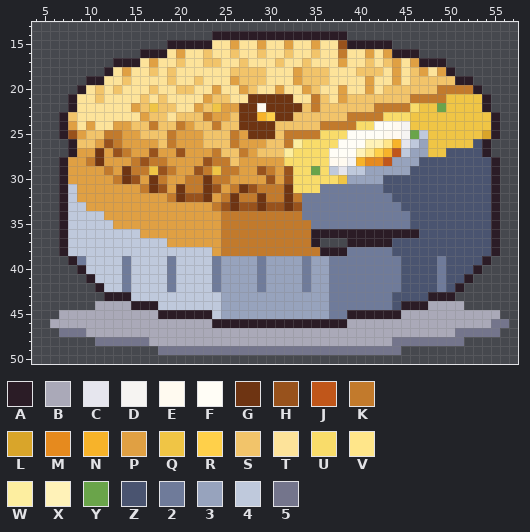
Pixel-art file -- aseprite-source/v3/items/final/ph/feast-egg-pie.aseprite. The first picture shows the starting point.
64x64 pixels, 1 frame. Colours within 5 levels of each other are drawn and written as one. Shown: x 4..57, y 13..50.
Palette (. is transparent): A #2b1c26  B #aaa9b8  C #e6e6ee  D #f6f4f2  E #fffaf0  F #fffdf6  G #6e3412  H #98521c  J #c0561a  K #c27a2c  L #d9a52a  M #e68a1e  N #f7b32a  P #e0a043  Q #f0c545  R #ffd04a  S #f2c46a  T #fde39a  U #f9dc6a  V #ffe68a  W #fdeea0  X #fff2b8  Y #6aa44a  Z #4a5470  2 #6f7b9a  3 #97a3bd  4 #bfc9dc  5 #74758c
Pixels before, first column x 6:
14 ..................AAAAAAAAAAAAAAA..................
15 .............AAAAATTPTTPTTPTTPTTHAAAAA.............
16 ..........AAATPTTSTTSTTSTTSTTSTTKTTPTPAAA..........
17 .......AAATPTTSTTSSTTSTTTSTTSTTTPTTSTSPTPAAA.......
18 ......ATPTTSTSTTTTTTSSSSTTTPSSSTTTSSSTPTSPTPA......
19 ....AATTSTTTTSTTSTTTPSSSTTTPSSSTTTTPTTPTSSSSSAA....
20 ...ATSTSTTTSTTSSTTPTTPSTTPTTPSTTPTTPTSSSSSSKKKKA...
21 ..ATTSTTTTSTSTTTTPSSTTGGGGGTTKSTPSSSSSSSKKKKQQQQA..
22 ..ATTTTTTPSQSSTTPSQPPGGEGGGGSKSSSSSSKKKKUQQYQQQQA..
23 .ASTTTTTTTPSSTSSSKPPSGGNRGGSSSSSSKKKKUUUQQQQQQQQQA.
24 .APTPTTPPSSKSSKPSSKSSGGGGSSSSSKKKKUUFFEDQQQQQQQQQA.
25 .AHPSSKKPPSSSKPPPSSSKPGGGSKKKKUUUFFFFEEDY4QQQQQQLA.
26 ..ASSPHKPPPPSKPPPSSSKPPPSSKWUUUUFFFXXVNC43QQQQQZA..
27 ..APPGPHKPPHPPHPPPKSSKPSSSWUUUUFFFXVRNJ433QQZZZZA..
28 .APPKGPPPKHKKPPPPHKKSPPPPPUUUUUEEDNMMJ333ZZZZZZZZA.
29 .APPPPKPGKKQHKPPHKQKKPPHKPHUUYU4C4433333ZZZZZZZZZA.
30 .APPPPPKGHPGKPPKKGKKPPPPHPHUUUUUQ3333ZZZZZZZZZZZZA.
31 .A4PPPPPPPKGHPGKKGHPKGHKKKGUUU2222222ZZZZZZZZZZZZA.
32 .A4PPPPPPPPPPKGHHGPKGKKGKKGK2222222222ZZZZZZZZZZZA.
33 .A44PPPPPPPPPPPPPPKHGHHGHHGH22222222222ZZZZZZZZZZA.
34 .A4444PPPPPPPPPPPPPKKKKKKKKK222222222222ZZZZZZZZZA.
35 .A44444PPPPPPPPPPPPKKKKKKKKKK22222222222ZZZZZZZZZA.
36 .A44444444PPPPPPPPPKKKKKKKKKKAAAAAAAAAAAAZZZZZZZZA.
37 .A44444444444PPPPPPKKKKKKKKKKA...AAAAAZZZZZZZZZZZA.
38 .A4444444444444444PKKKKKKKKKKKAAA22222ZZZZZZZZZZZA.
39 ..A244442444424444233332333323322222222ZZZZ2ZZZZA..
40 ...A44442444424444233332333323322222222ZZZZ2ZZZA...
41 ....A4442444424444233332333323322222222ZZZZ2ZZA....
42 .....A442444424444233332333323322222222ZZZZ2ZA.....
43 ......AAA44444444443333333333332222222ZZZZAAA......
44 .....BBBBAAA44444443333333333332222222ZAAABBBB.....
45 .BBBBBBBBBBBAAAAAA433333333333322AAAAAABBBBBBBBBBB.
46 BBBBBBBBBBBBBBBBBBAAAAAAAAAAAAAAABBBBBBBBBBBBBBBB55
47 .555BBBBBBBBBBBBBBBBBBBBBBBBBBBBBBBBBBBBBBBBB55555.
48 .....555555BBBBBBBBBBBBBBBBBBBBBBBBBBB55555555.....
49 ............555555555555555555555555555............
The result:
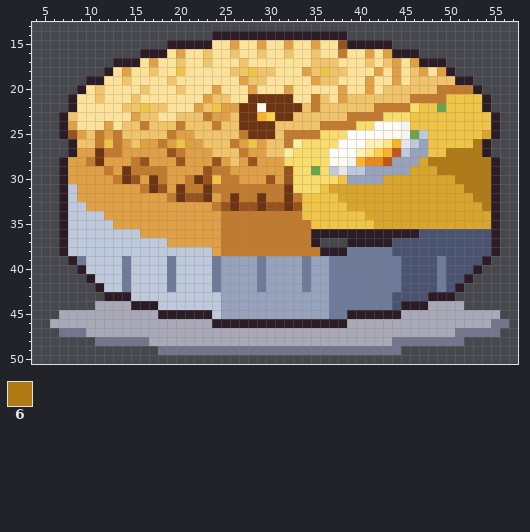
Colours new in this view: 6 #b07a14
The edit:
The edit turns colour Z into colour 6 in row 26 at x 53; in row 27 at x 50 to 53; in row 28 at x 48 to 54; in row 29 at x 49 to 54; in row 30 at x 51 to 54; in row 31 at x 52 to 54.
The edit turns colour Z into colour 6 in row 32 at x 53 to 54; in row 33 at x 54.
The edit turns colour K into colour G in row 30 at x 22.
The edit turns colour G into colour H in row 30 at x 23.
The edit turns colour K into colour H in row 28 at x 24; in row 29 at x 23.
The edit turns colour P into colour H in row 27 at x 19; in row 28 at x 20 and 28.
The edit turns colour G into colour K in row 31 at x 27.
The edit turns colour H into colour K in row 27 at x 13 and 20; in row 29 at x 18; in row 31 at x 24 and 28.
The edit turns colour P into colour K in row 25 at x 27; in row 26 at x 11; in row 27 at x 12; in row 30 at x 26; in row 31 at x 25.
The edit turns colour Q into colour K in row 29 at x 17 and 24.
The edit turns colour S into colour K in row 24 at x 16; in row 25 at x 11; in row 26 at x 18.
The edit turns colour 2 into colour L in row 31 at x 37 to 42; in row 32 at x 38 to 43; in row 33 at x 39 to 44; in row 34 at x 41 to 45; in row 35 at x 42 to 45.
The edit turns colour Z into colour L in row 28 at x 47; in row 29 at x 46 to 48; in row 30 at x 43 to 50; in row 31 at x 43 to 51; in row 32 at x 44 to 52; in row 33 at x 45 to 53.
The edit turns colour Z into colour L in rows 34 to 35 at x 46 to 54.
The edit turns colour H into colour P in row 27 at x 17; in row 28 at x 23; in row 29 at x 22 and 29.
The edit turns colour K into colour P in row 25 at x 12; in row 26 at x 19; in row 27 at x 14; in row 28 at x 17 to 18 and 25; in row 29 at x 19, 26 and 30.
The edit turns colour S into colour P in row 18 at x 34 and 42; in row 19 at x 27 and 35; in row 20 at x 28; in row 27 at x 29.
The edit turns colour T into colour P in row 20 at x 32; in row 23 at x 15; in row 24 at x 12.
The edit turns colour 2 into colour Q in row 31 at x 36; in row 32 at x 34 to 37; in row 33 at x 34 to 38; in row 34 at x 34 to 40; in row 35 at x 35 to 41.
The edit turns colour H into colour Q in row 26 at x 12.
The edit turns colour K into colour Q in row 30 at x 24.
The edit turns colour P into colour Q in row 26 at x 20 and 28.
The edit turns colour S into colour Q in row 18 at x 28 and 36; in row 22 at x 16.
The edit turns colour T into colour Q in row 18 at x 20.
The edit turns colour K into colour S in row 24 at x 17; in row 25 at x 26; in row 27 at x 24.
The edit turns colour P into colour S in row 22 at x 15; in row 23 at x 16; in row 24 at x 14 and 21; in row 25 at x 14 to 15 and 22; in row 26 at x 15.
The edit turns colour Q into colour S in row 22 at x 17.
The edit turns colour T into colour S in row 17 at x 35 to 37; in row 18 at x 30 and 37 to 38; in row 19 at x 37; in row 20 at x 16; in row 21 at x 15; in row 22 at x 14.
The edit turns colour P into colour T in row 17 at x 38; in row 18 at x 33; in row 19 at x 26 and 33; in row 20 at x 27, 31 and 34; in row 24 at x 10 and 13.
The edit turns colour S into colour T in row 17 at x 24, 31 and 34; in row 18 at x 19 and 40 to 41; in row 19 at x 22 and 34; in row 20 at x 13, 17, 21 and 35; in row 21 at x 16 and 18; in row 22 at x 19.
The edit turns colour S into colour T in row 23 at x 18.
Pixel boxes of the changes (left, top, right, bottom) in both pictures:
changed: (86, 58, 491, 229)
